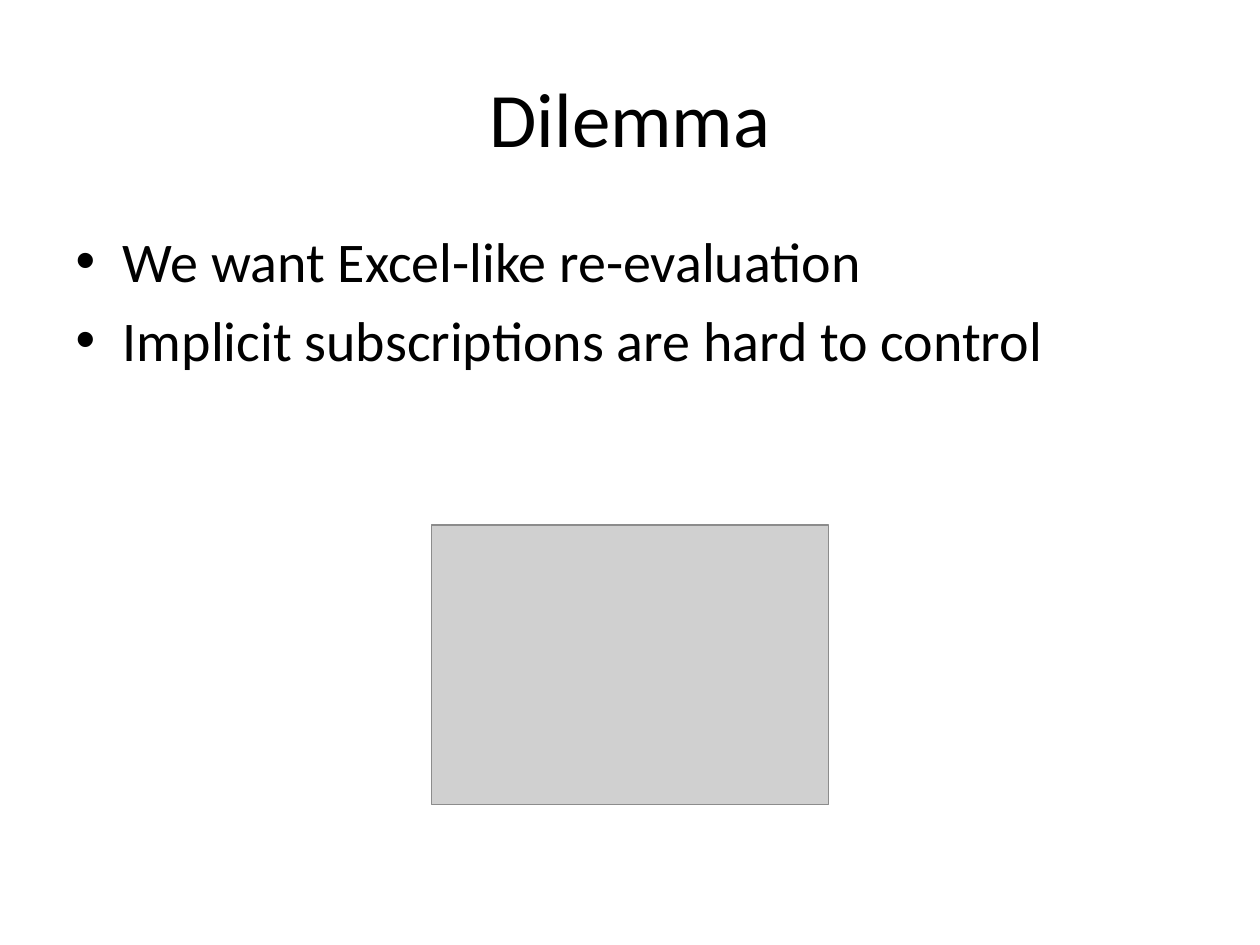
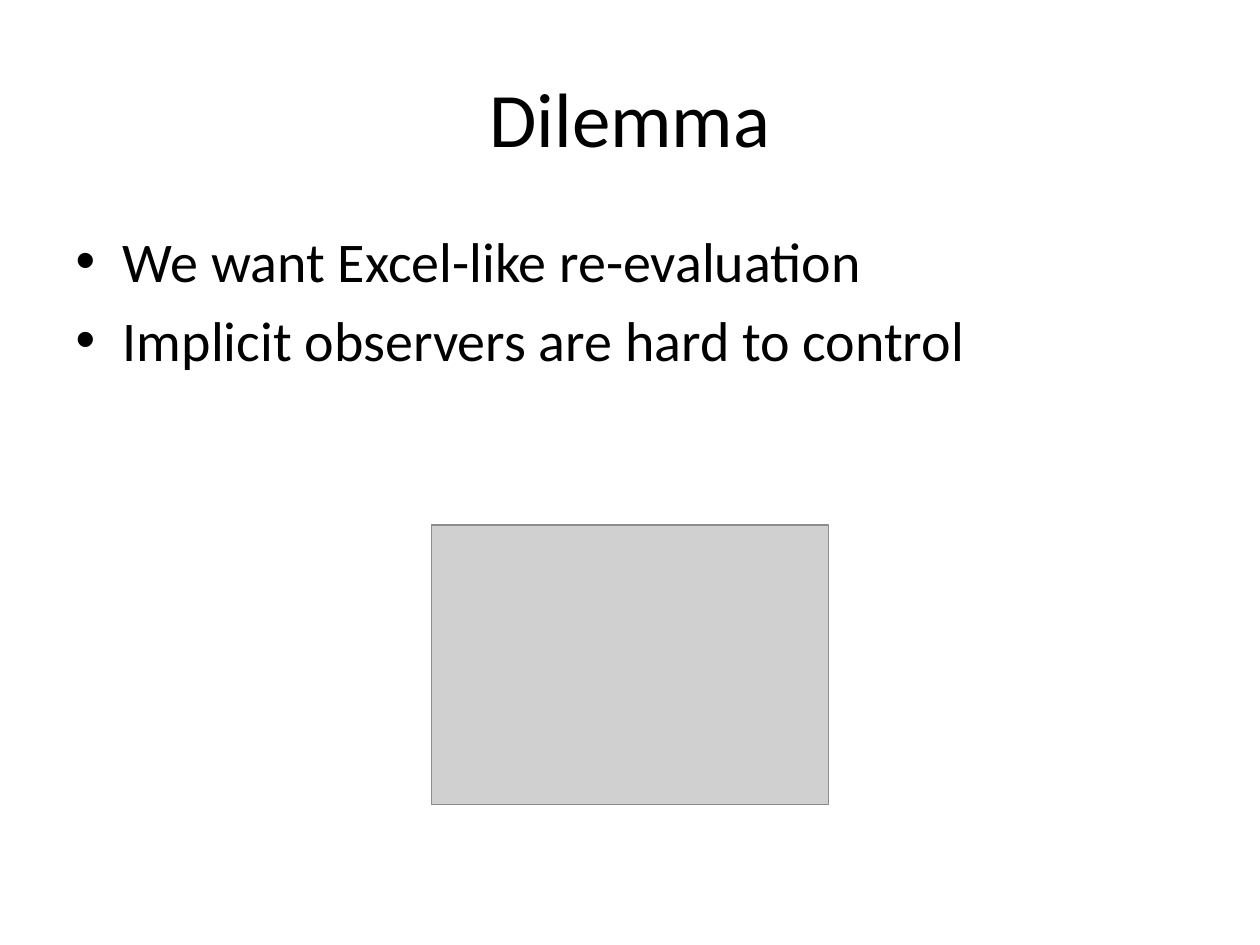
Before and after one commit to vovkos/jancy, a slide deck: slide 24 of doc/pres/Jancy FOSDEM 2016.pptx (slide 23 before the commit). Drawn at 1260x945 pixels with LibreOffice and Linux fonts; fonts in the diff are those of the drawing; grey boxes stand for pictures. Boxes give left, top, right and bottom in pixels: in the first picture for what was removed or moved away, otherwise in the second. Text is boxed around its words. In the diff, an @@ line names an element or a change of style, - is before the commit and + after.

```diff
--- a/doc/pres/Jancy FOSDEM 2016.pptx
+++ b/doc/pres/Jancy FOSDEM 2016.pptx
@@ text at (x1=123, y1=322, x2=963, y2=370): text changed @@
-• Implicit subscriptions are hard to control
+• Implicit observers are hard to control
```
Also in this commit, not shown: 43 other slides changed, 1 other file.
